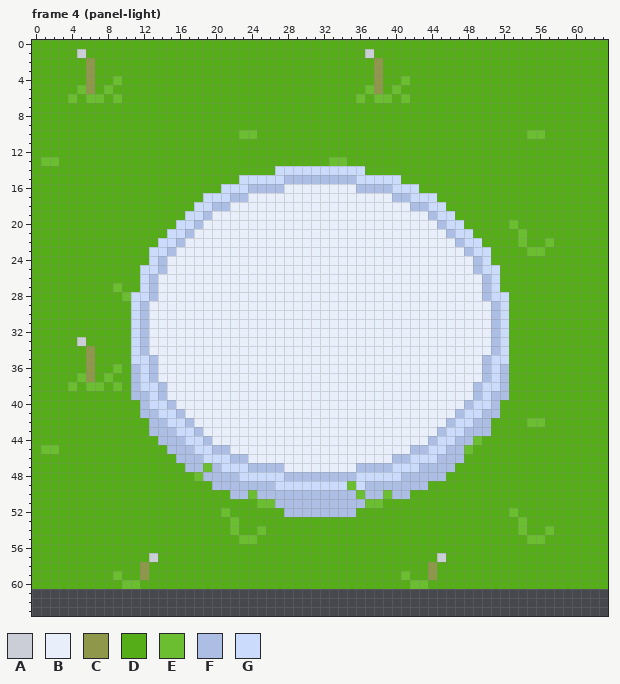
Two versions of one pixel-art file, light-panel1.ase. Above: the version before the commit.
64x64 pixels, 7 frames. Shown: frame 4 (panel-light). The commit also changed other frames, which this record leaves out.
Palette (. is transparent): A #cbced6  B #e9effa  C #8f974a  D #55ad18  E #6abe30  F #acbee4  G #cbdbfc
The same view after the edit:
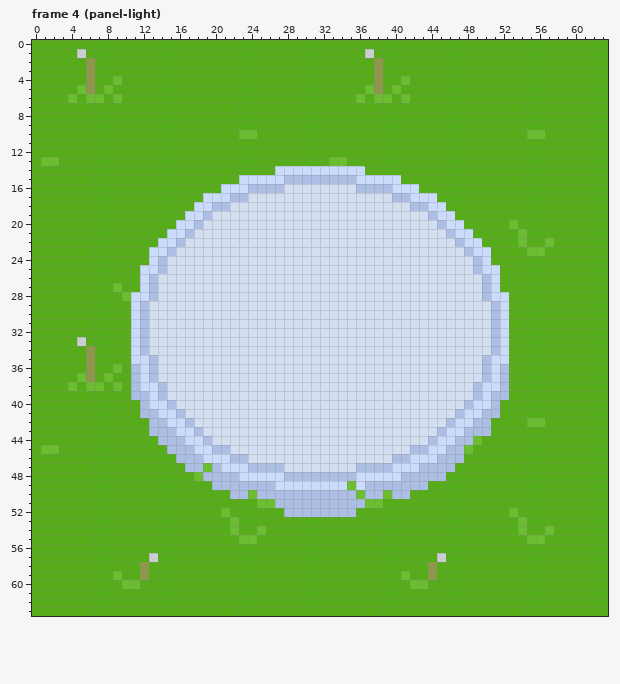
Message: made panel change more drastic and added sprite sheets
The edit:
{"colour":"B","old":"#e9effa","new":"#d4def1"}
{"where": "frame 4 (panel-light), layer \"Layer 1\""}
{"frame":4,"y":61,"x":0,"old":"................................................................","new":"DDDDDDDDDDDDDDDDDDDDDDDDDDDDDDDDDDDDDDDDDDDDDDDDDDDDDDDDDDDDDDDD"}
{"frame":4,"y":62,"x":0,"old":"................................................................","new":"DDDDDDDDDDDDDDDDDDDDDDDDDDDDDDDDDDDDDDDDDDDDDDDDDDDDDDDDDDDDDDDD"}
{"frame":4,"y":63,"x":0,"old":"................................................................","new":"DDDDDDDDDDDDDDDDDDDDDDDDDDDDDDDDDDDDDDDDDDDDDDDDDDDDDDDDDDDDDDDD"}
